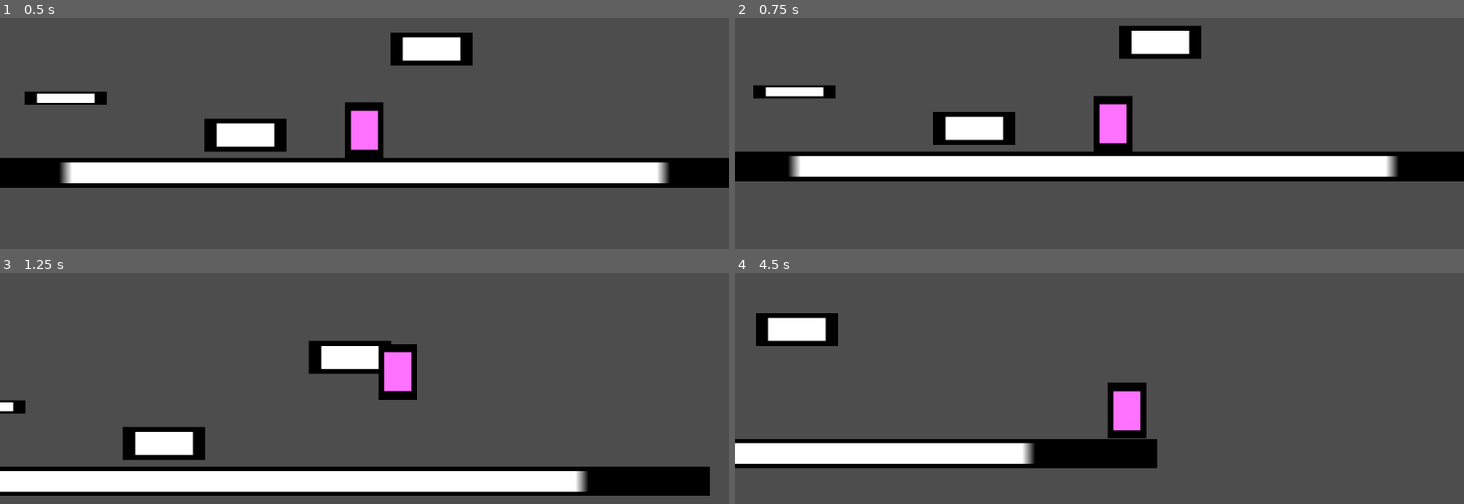
Above: before the commit, frames 1-4 (two rows, left to right).
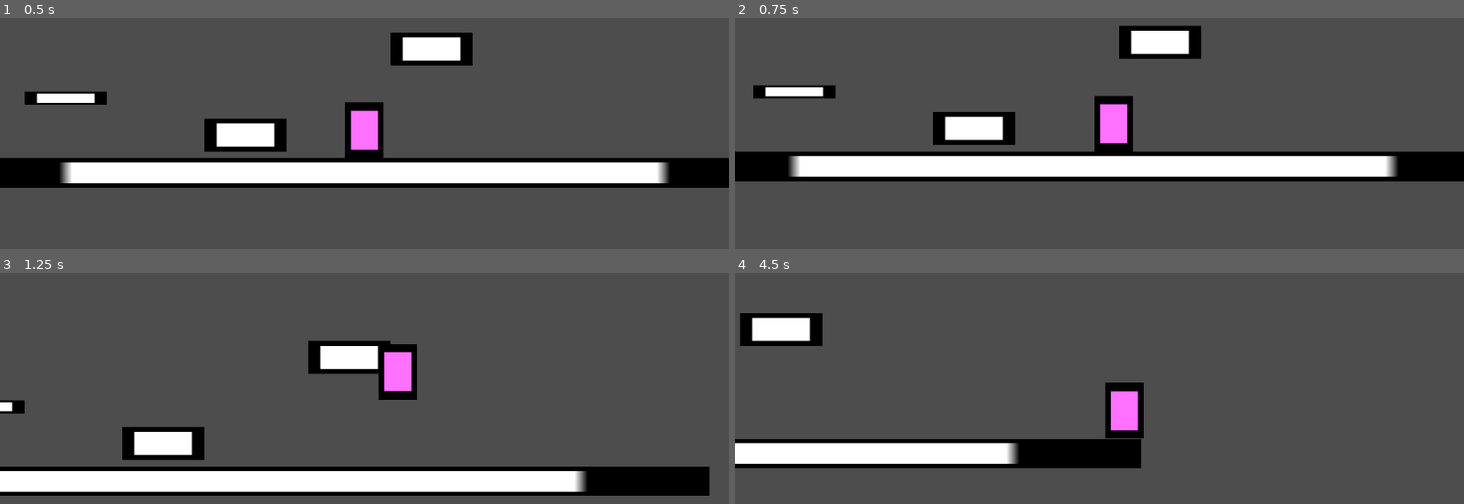
Above: after the commit, the same moments.

Repository: eumppe/MapleStory-Physics
Game: Godot game, scene res://Scenes/test_scene.tscn
Two runs of this game, one before a commit and one after it. Both use one fixed random seed, a clock stepped at 60 frames per second and the inputs below.
Inputs:
- Up to frame 1 (0.5 s): no input
- Up to frame 2 (0.75 s): hold Right (key_right) from 0.53 s (still down)
- Up to frame 3 (1.25 s): keep holding Right (key_right); tap F (jump) at 0.77 s
- Up to frame 4 (4.5 s): tap F (jump) at 1.52, 3.02, 3.77 s; release Right (key_right) at 2.03 s; hold Left (key_left) 2.03-2.78 s; hold Right (key_right) 2.78-4.28 s; hold Left (key_left) from 4.28 s (still down)

Frame 1 is identical in both runs. In frame 2, 0.2% of the frame differs, in the area x 4-63%, y 5-59%; in frame 3, 0.2%; in frame 4, 1.9%, in the area x 0-58%, y 17-85%.

Commit message:
바닥 마찰 증가

Diff:
--- a/Scenes/player.tscn
+++ b/Scenes/player.tscn
@@ -15,10 +15,10 @@
 }]
 
 [sub_resource type="RectangleShape2D" id="RectangleShape2D_cvnsp"]
-size = Vector2(46, 89)
+size = Vector2(46, 87)
 
 [sub_resource type="RectangleShape2D" id="RectangleShape2D_6t5aa"]
-size = Vector2(20, 0.1)
+size = Vector2(19.91, 0.1)
 
 [node name="Player" type="CharacterBody2D"]
 collision_layer = 2
@@ -33,7 +33,7 @@
 
 [node name="CollisionShape2D" type="CollisionShape2D" parent="."]
 z_index = 1
-position = Vector2(0, 0.5)
+position = Vector2(0, 1.5)
 shape = SubResource("RectangleShape2D_cvnsp")
 
 [node name="GroundScanner" type="ShapeCast2D" parent="."]
--- a/Scripts/player.gd
+++ b/Scripts/player.gd
@@ -10,7 +10,7 @@
 const JUMP_VELOCITY = -700.0
 const GRAVITY = 2100
 
-const GROUND_FRICTION : float = 0.9
+const GROUND_FRICTION : float = 0.95
 const AIR_FRICTION : float = 0.05
 
 @onready var ground_scanner: ShapeCast2D = $GroundScanner
